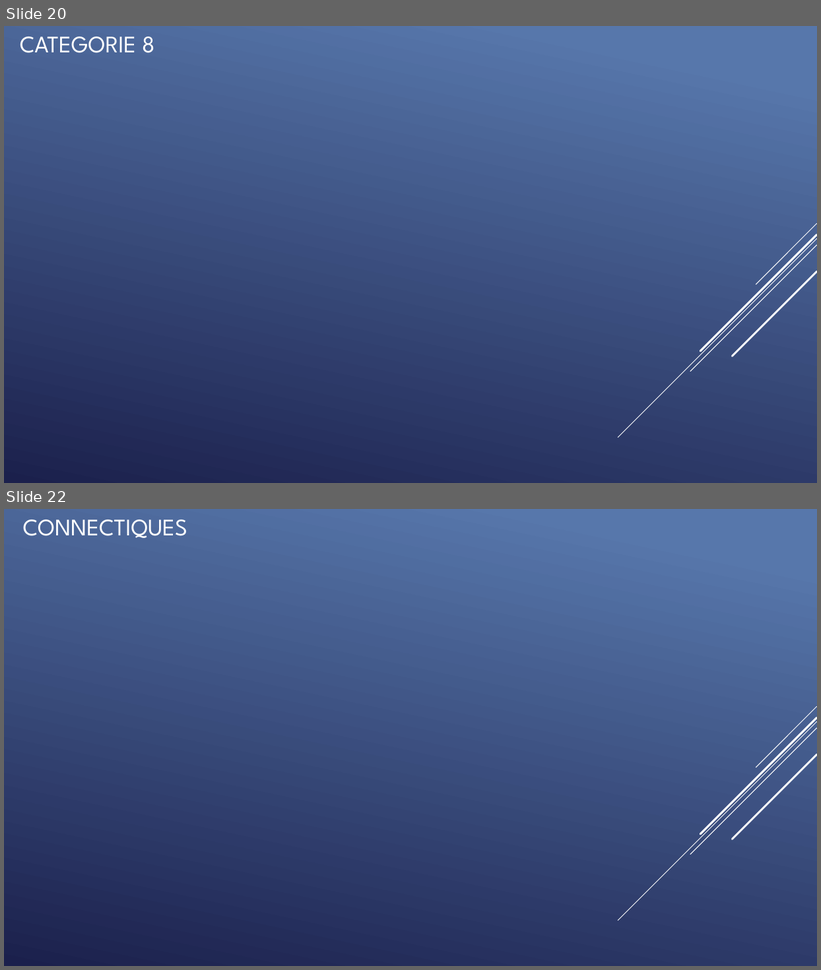
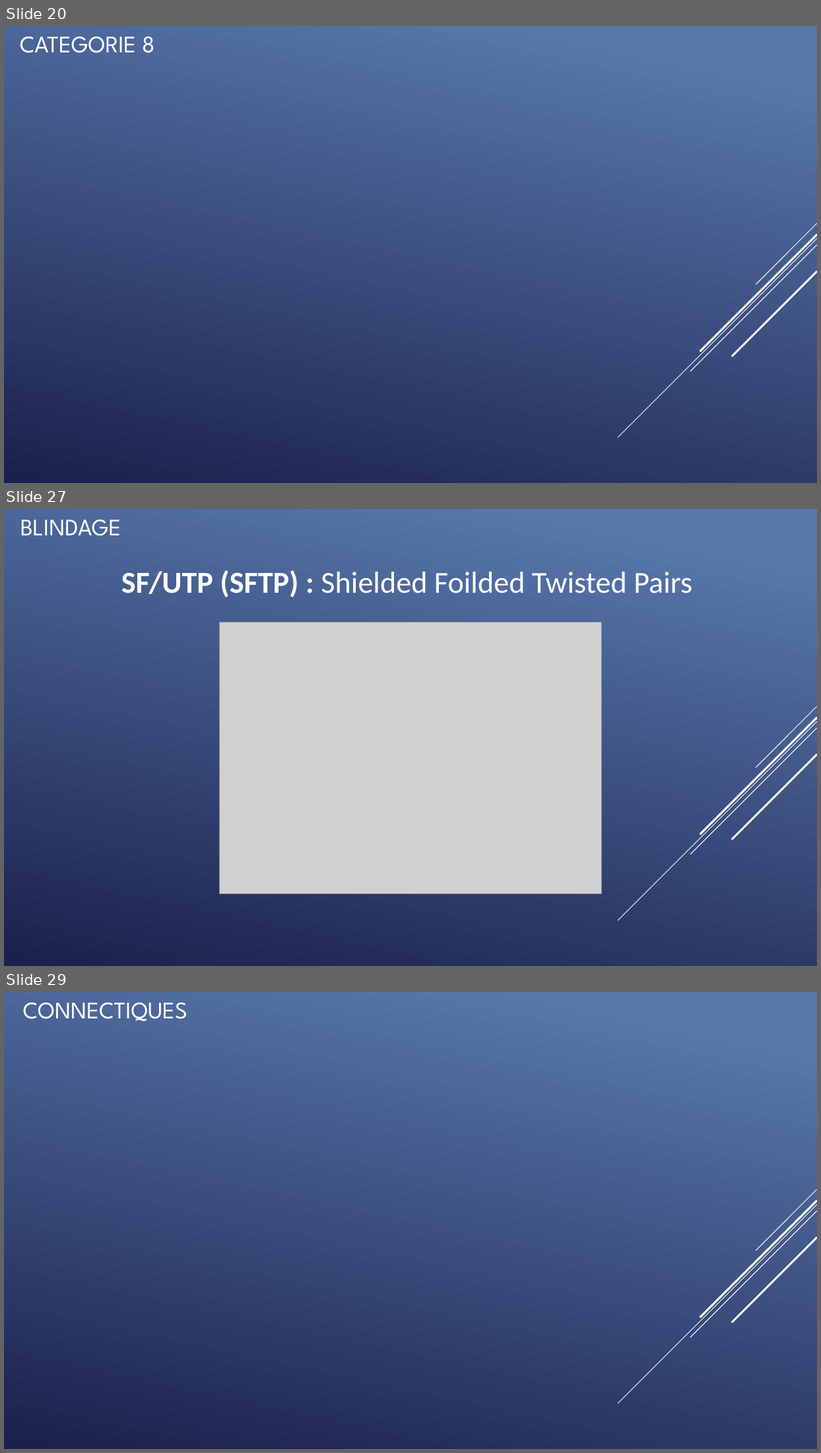
Before and after one commit to QuentinKrg/M214-Ethernet, a slide deck: Module 214 - Fabrication_Ethernet.pptx. Shown one above the other, each under a label of ours: slides 20 and 22 before the commit, slides 20, 27 and 29 after it; the slides between them are not shown. The pictures are 821x970 and 821x1453 pixels, drawn with LibreOffice and Linux fonts; fonts in the diff are those of the drawing; grey boxes stand for pictures. Boxes give left, top, right and bottom in pixels: in the first picture for what was removed or moved away, otherwise in the second. Text is boxed around its words. In the diff, an @@ line names an element or a change of style, - is before the commit and + after.

Commit message:
blindage pp

```diff
--- a/Module 214 - Fabrication_Ethernet.pptx
+++ b/Module 214 - Fabrication_Ethernet.pptx
@@ slide 27 added at (x1=4, y1=509, x2=817, y2=966), background gradient #5877AB to #1C204D; not listed: 5 template elements that a slide beside it also shows @@
@@ text added at (x1=20, y1=520, x2=121, y2=536), 28 pt, text #FFFFFF @@
+BLINDAGE
@@ text added at (x1=121, y1=570, x2=692, y2=597), 36 pt, text #FFFFFF @@
+SF/UTP (SFTP) : Shielded Foilded Twisted Pairs
@@ picture added at (x1=219, y1=623, x2=602, y2=894) @@
@@ what was slide 22 is now slide 29 @@
```
Also in this commit, not shown: 1 slide changed, 6 other slides added, 1 other file.
